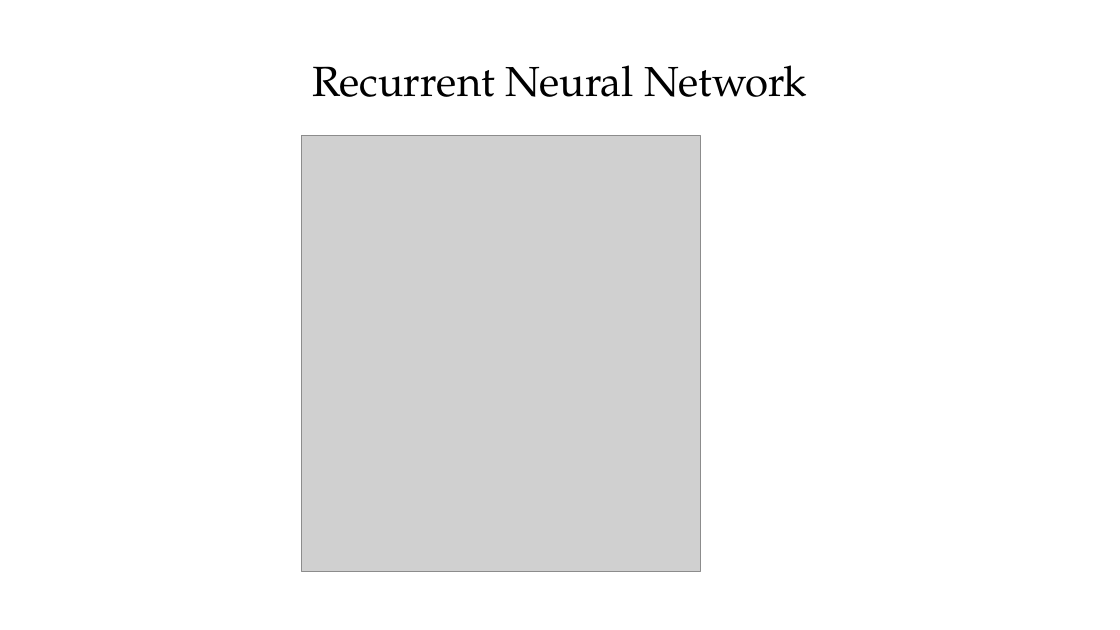
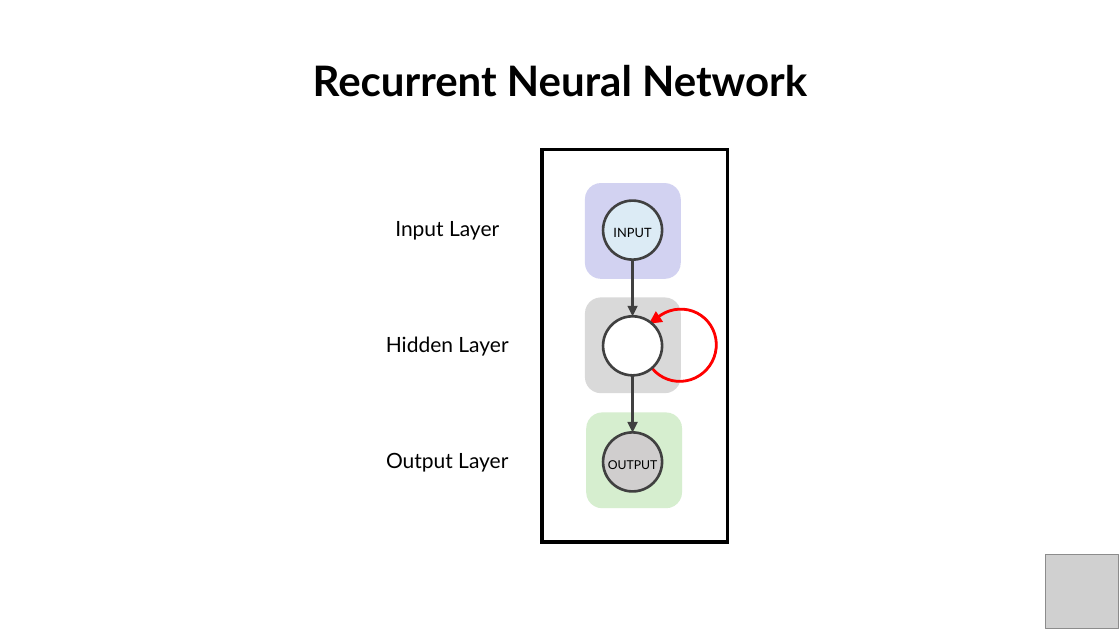
Before and after one commit to PracticumAI/deep_learning, a slide deck: slide 14 of presentations/01_deep_learn_intro.pptx (slide 18 before the commit). Drawn at 1120x630 pixels with LibreOffice and Linux fonts; fonts in the diff are those of the drawing; grey boxes stand for pictures. Boxes give left, top, right and bottom in pixels: in the first picture for what was removed or moved away, otherwise in the second. Text is boxed around its words. In the diff, an @@ line names an element or a change of style, - is before the commit and + after.

```diff
--- a/presentations/01_deep_learn_intro.pptx
+++ b/presentations/01_deep_learn_intro.pptx
@@ title "Recurrent Neural Network" at [313,64,807,97]: font TeX Gyre Pagella to Lato, bold on @@
@@ picture removed at [302,135,700,572] @@
@@ rectangle added at [542,150,728,542], outline #000000 3 pt @@
@@ rounded rectangle added at [585,183,681,279], fill #D2D2F1 @@
@@ ellipse added at [603,201,662,260], fill #DCEBF5, outline #404040 2.25 pt @@
@@ text added at [395,221,499,240], 18 pt, text #000000 @@
+Input Layer
@@ text added at [613,227,651,237], 11 pt, text #000000 @@
+INPUT
@@ arrow added from (633, 260) to (633, 317), #404040 3 pt @@
@@ rounded rectangle added at [585,297,681,393], fill #D9D9D9 @@
@@ arch (boxed as its full ring) added at [628,293,732,398], fill #FF0000, outline #FF0000 1 pt @@
@@ ellipse added at [603,317,662,376], fill #FFFFFF, outline #404040 2.25 pt @@
@@ triangle added at [647,312,663,327], fill #FF0000, outline #FF0000 1 pt @@
@@ text added at [386,336,508,356], 18 pt, text #000000 @@
+Hidden Layer
@@ arrow added from (633, 376) to (633, 433), #404040 3 pt @@
@@ rounded rectangle added at [586,413,682,508], fill #D6EECF @@
@@ ellipse added at [603,433,662,492], fill #D0CECE, outline #404040 2.25 pt @@
@@ text added at [386,452,508,472], 18 pt, text #000000 @@
+Output Layer
@@ text added at [608,460,657,469], 10.5 pt, text #000000 @@
+OUTPUT
@@ picture added at [1045,555,1119,629] @@
```
Also in this commit, not shown: 15 other slides changed, 2 slides added, 6 slides removed, 3 other files.
